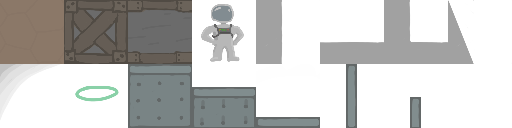
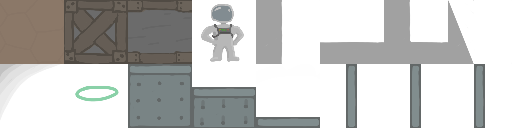
Comparing the layer stacks of the two 512px x 128px images. Changes:
painted on "Shadows" over box(410, 64, 485, 128)
added layer "Paint Layer 1(pasted)" (1st of 2) above "Paint Layer 1(pasted)" over box(410, 64, 485, 128)
added layer "Paint Layer 1(pasted)" (2nd of 2) above "Base Tiles" over box(410, 64, 421, 128)
painted on "Base Tiles" over box(410, 64, 485, 128)
